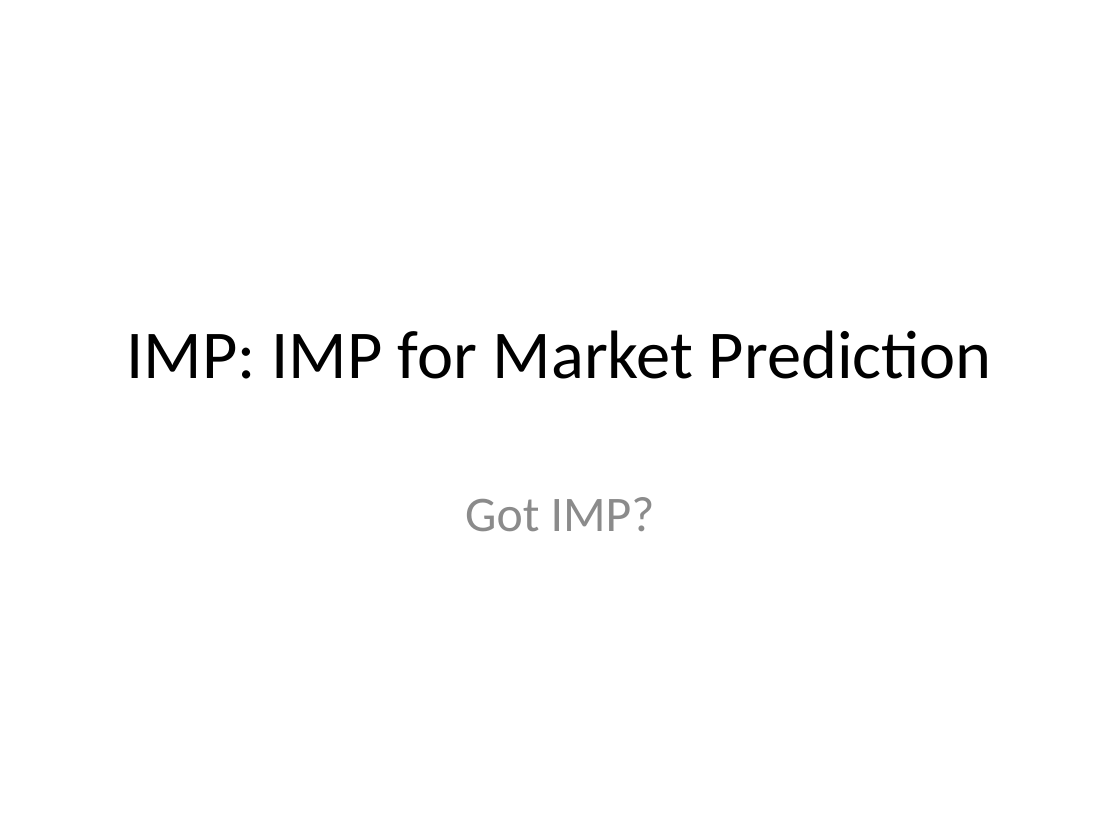
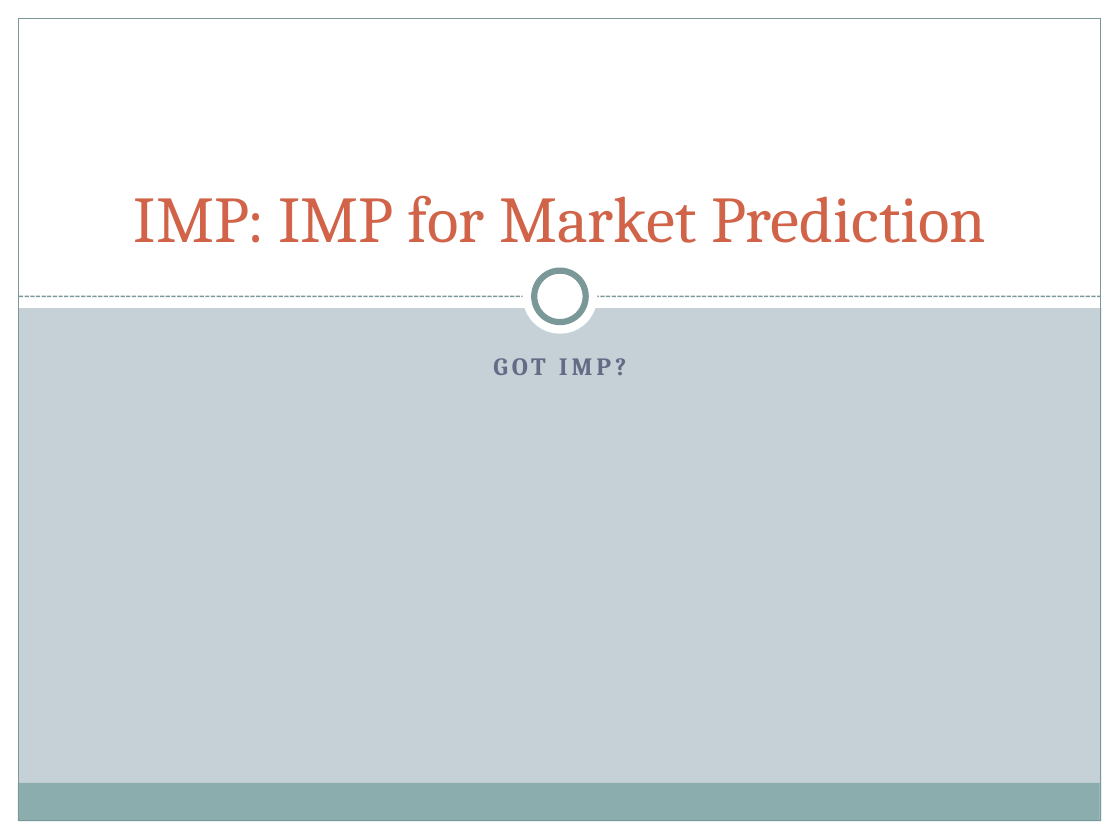
Before and after one commit to ChrisBye/rpi-imp, a slide deck: slide 7 of final presentation/justification and vision.pptx. Drawn at 1120x840 pixels with LibreOffice and Linux fonts; fonts in the diff are those of the drawing. Boxes give left, top, right and bottom in pixels: in the first picture for what was removed or moved away, otherwise in the second. Text is boxed around its words. In the diff, an @@ line names an element or a change of style, - is before the commit and + after.

```diff
--- a/final presentation/justification and vision.pptx
+++ b/final presentation/justification and vision.pptx
@@ background #FFFFFF to #C5D1D7 @@
@@ rectangle added at box(0, 0, 19, 840), fill #FFFFFF @@
@@ rectangle added at box(0, 0, 1120, 308), fill #FFFFFF @@
@@ rectangle added at box(19, 19, 1101, 821), outline #7C999A 0.75 pt @@
@@ rectangle added at box(1101, 0, 1120, 840), fill #FFFFFF @@
@@ title "IMP: IMP for Market Prediction": place and size @@
-title "IMP: IMP for Market Prediction" at box(127, 330, 992, 379)
+title "IMP: IMP for Market Prediction" at box(134, 195, 986, 243)
@@ title "IMP: IMP for Market Prediction" at box(134, 195, 986, 243): size 44 to 42 pt, font Calibri to Cambria, text colour #000000 to #D16349; vertical alignment middle to bottom @@
@@ ellipse added at box(523, 259, 598, 334), fill #FFFFFF @@
@@ line added from (19, 297) to (1101, 297), #7C999A 0.9 pt dashed @@
@@ ellipse added at box(534, 271, 586, 323), fill #FFFFFF, outline #7C999A 4 pt @@
@@ subtitle at box(493, 358, 626, 375): text changed; size 32 to 16 pt; font Calibri to Cambria; text colour #8C8C8C to #646B86; bold on @@
-Got IMP?
+GOT IMP?
@@ rectangle added at box(18, 783, 1100, 821), fill #8CADAE @@
@@ rectangle added at box(0, 821, 1120, 840), fill #FFFFFF @@
```
Also in this commit, not shown: 10 other slides changed.
